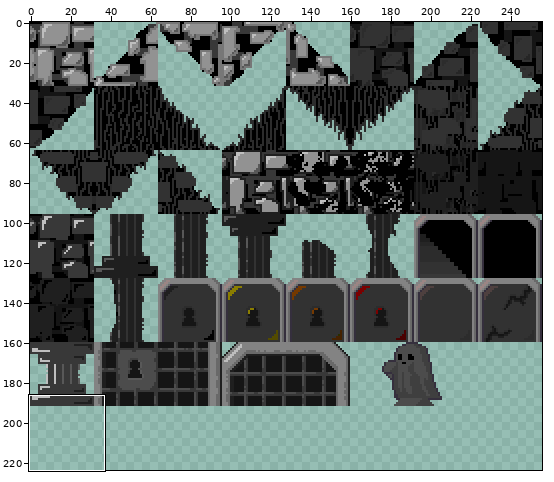
Sprite sheet, stored at android/assets/res/maps/tileset/bricks.png. The first picture is a wide view before the edit; the outline marks the close-up.
Close-up. Before:
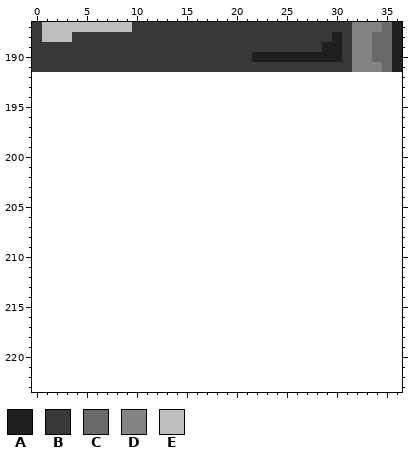
The file is 256x192 pixels. Colours within 5 levels of each other are drawn and written as one. Shown: x 0..36, y 187..223. The old version is drawn lined up with the new one, on the new canvas.
Palette (. is transparent): A #1f1f1f  B #383838  C #696969  D #838383  E #bebebe
Pixels before, first column x 0:
187 BEEEEEEEEEBBBBBBBBBBBBBBBBBBBBBBDDDCA
188 BEEEBBBBBBBBBBBBBBBBBBBBBBBBBBABDDCCA
189 BBBBBBBBBBBBBBBBBBBBBBBBBBBBBAABDDCCA
190 BBBBBBBBBBBBBBBBBBBBBBAAAAAAAAABDDCCA
191 BBBBBBBBBBBBBBBBBBBBBBBBBBBBBBBBDDDCA
The result:
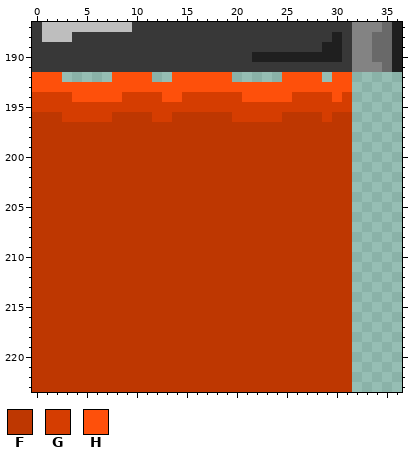
Colours new in this view: F #be3701  G #d53d01  H #fe500b
From old to new:
canvas 256x192 -> 256x224
y 192: x 0..2 ... -> HHH; x 8..11 .... -> HHHH; x 14..19 ...... -> HHHHHH; x 25..28 .... -> HHHH; x 30..31 .. -> HH
y 193: x 0..31 ................................ -> HHHHHHHHHHHHHHHHHHHHHHHHHHHHHHHH
y 194: x 0..31 ................................ -> GGGGHHHHHGGGGHHGGGGGGHHHHHGGGGHG
y 195: x 0..31 ................................ -> GGGGGGGGGGGGGGGGGGGGGGGGGGGGGGGG
y 196: x 0..31 ................................ -> FFFGGGGGFFFFGGFFFFFFGGGGGFFFFGFF
y 197..223: x 0..31 ................................ -> FFFFFFFFFFFFFFFFFFFFFFFFFFFFFFFF
Changed places in both close-ups, as pixel boxes (x1, y1, x2, y2):
added: (32, 72, 352, 392)
